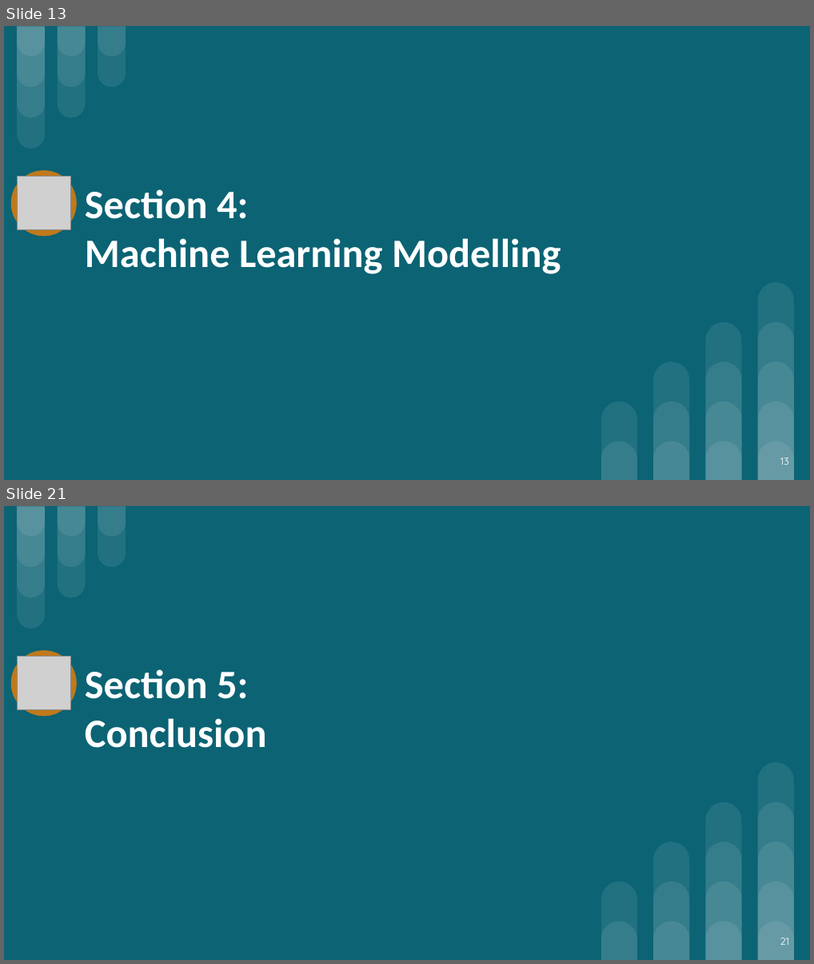
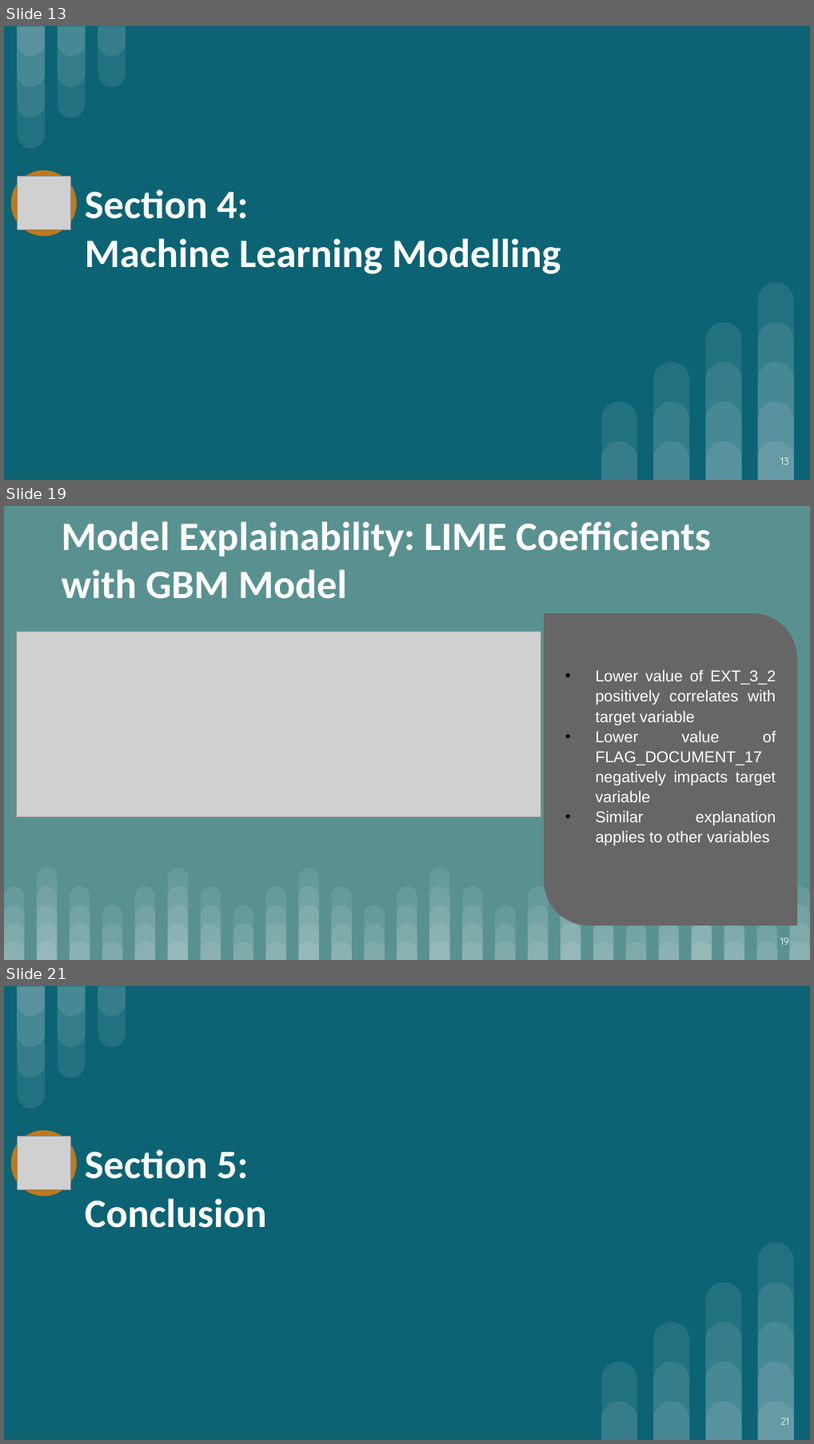
Before and after one commit to saimoom026/Springboard, a slide deck: springboard/Capstone Three/HomeCreditGroup-LoanDefaulterPrediction-SlideDeck.pptx. Shown one above the other, each under a label of ours: slides 13 and 21 before the commit, slides 13, 19 and 21 after it; the slides between them are not shown. The pictures are 814x964 and 814x1444 pixels, drawn with LibreOffice and Linux fonts; fonts in the diff are those of the drawing; grey boxes stand for pictures. Boxes give left, top, right and bottom in pixels: in the first picture for what was removed or moved away, otherwise in the second. Text is boxed around its words. In the diff, an @@ line names an element or a change of style, - is before the commit and + after.

```diff
--- a/springboard/Capstone Three/HomeCreditGroup-LoanDefaulterPrediction-SlideDeck.pptx
+++ b/springboard/Capstone Three/HomeCreditGroup-LoanDefaulterPrediction-SlideDeck.pptx
@@ slide 19 added at (4,506,810,960), background #599191 @@
@@ text added at (62,521,711,599), 36 pt, text #FFFFFF, bold @@
+Model Explainability: LIME Coefficients with GBM Model
@@ round diag rect added at (544,613,798,925), fill #666666, 14 pt, text #FFFFFF @@
+• Lower value of EXT_3_2 positively correlates with target variable
+• Lower value of FLAG_DOCUMENT_17 negatively impacts target variable
+• Similar explanation applies to other variables
@@ picture added at (17,631,541,816) @@
@@ page number added at (781,937,790,944), 9 pt, text #FFFFFF @@
+19
@@ group added at (4,868,810,959): 100 round same rects @@
```
Also in this commit, not shown: 8 slides changed, 2 other slides added, 3 slides removed, 1 other file.
